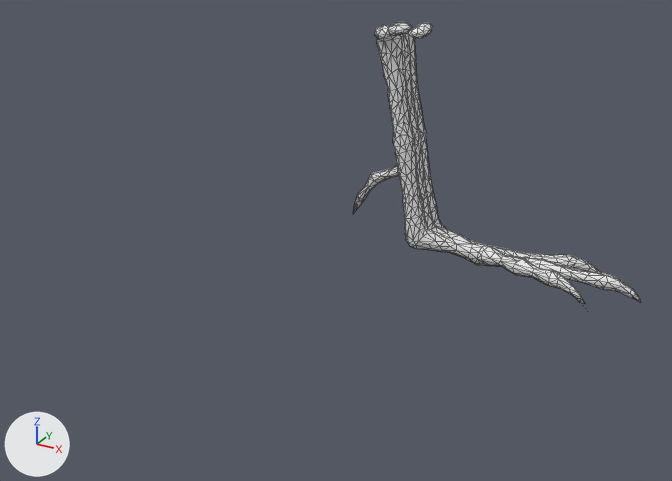
One commit to the FBX model blender/out/Spinosaurus/export/Os_Pied_Spinosaurus.fbx: the scene before it, then after it.
One viewpoint serves both versions: a 50 mm lens placed at (2.33, -6.96, 2.43), pointed at (-0.65, -1.55, -0.28). Lighting does not change. The marker at lower left points along +X, +Y and +Z. The first picture is the older version. Mesh edges are drawn as thin lines.

Objects in the first picture: 'Os_Pied_Spinosaurus_01'.
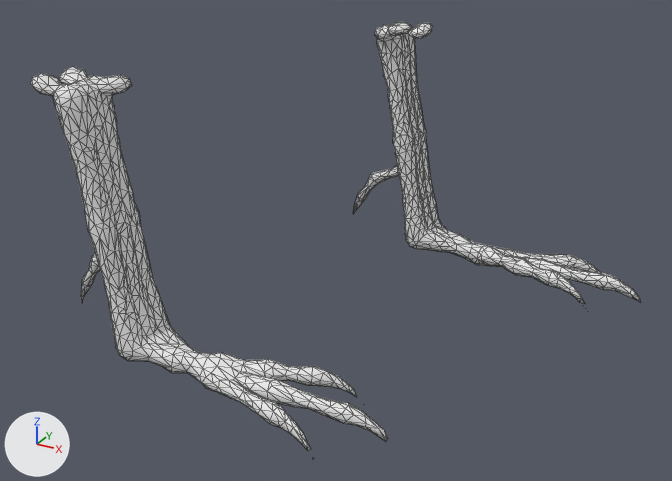
The newer file is also turned or shifted as a whole; pictures and numbers use the older file's frame.

Location of each change, (x1, y1, x2, y2) in pixels of the pictures (672 x 481 px):
```json
{"object": "Os_Pied_Spinosaurus_01", "change": "reshaped", "before": [353, 22, 641, 304], "after": [30, 22, 641, 450], "on screen": "112% wider, 52% taller"}
{"part": 1, "of": "me_os_pied_spinosaurus_01", "change": "added", "after": [30, 67, 388, 450]}
```

The change, as JSON lines over the scene's bpy script:
```json
{"block": "me_os_pied_spinosaurus_01", "where": "# used by ob_os_pied_spinosaurus_01; location = (0.0, 0.0, 0.0)"}
{"op": "remove", "block": "me_os_pied_spinosaurus_01", "code": "me_os_pied_spinosaurus_01.from_pydata(...)  # 910 vertices, 1796 faces; spans x -1.27..1.27, y -0.32..0.32, z -1.05..1.05"}
{"op": "add", "block": "me_os_pied_spinosaurus_01", "code": "me_os_pied_spinosaurus_01.from_pydata(...)  # 1816 vertices, 3594 faces; spans x -2.22..1.27, y -2.96..0.32, z -1.05..1.05"}
{"block": "me_os_pied_spinosaurus_01", "change": "me_os_pied_spinosaurus_01 part 1: a new loose piece of 900 vertices spanning x -2.22..0.31, y -2.96..-2.33, z -1.02..1.03, in mat_museum_bone___warm_ivory (white #e7e7e7)"}
{"block": "me_os_pied_spinosaurus_01", "change": "other edits to the shape of me_os_pied_spinosaurus_01 do not show in these pictures"}
```
